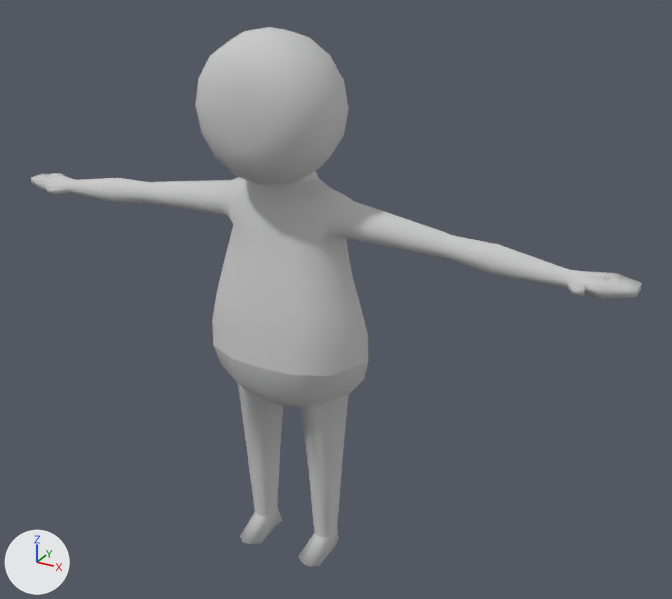
One commit to the FBX model Assets/Resources/player.FBX: the scene before it, then after it.
Camera for both pictures: a 50 mm lens placed at (5.69, -9.17, 7.64), pointed at (0.52, 0.23, 2.94). Arrows for +X, +Y and +Z are at lower left; the lights stay in place. Where no turn or scale is listed for an object, it has been applied to the vertices. Vertices at the same position are counted once.

The first picture shows 'Box001', 'Character_Leg'.
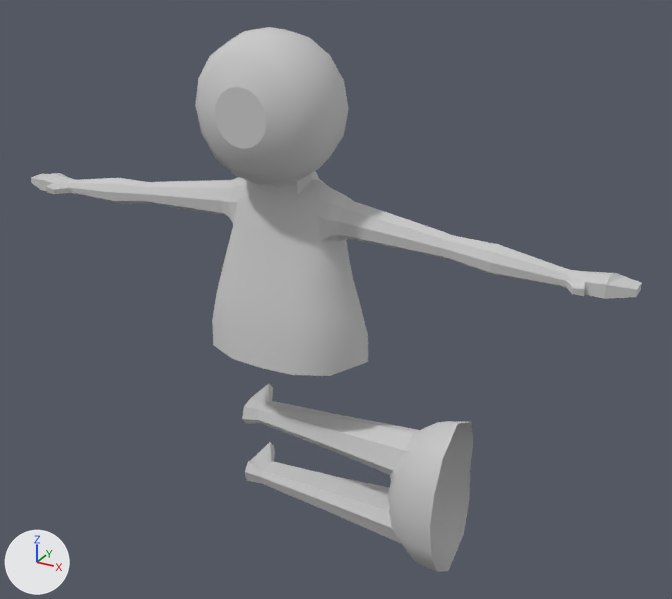
The change, as a list of edits to the scene's bpy script:
```text
Change me_mesh_001:
    where me_mesh_001.from_pydata(...)  # 155 vertices, 296 faces; spans x -24.1..27.7, y -26.6..91.1, z -43.5..43.5
    used by ob_character_leg; location = (0.0, 0.0, 0.0); rotation_euler = (1.571, 0.0, -1.571), in degrees (90, 0, -90); scale = (0.0254, 0.0254, 0.0254)
    me_mesh_001 part 1: edges marked sharp go from 0 to 286
Change ob_character_leg:
    ob_character_leg.location: (0.0, 0.0, 0.0) -> (0.0, 0.0, 0.68)
    ob_character_leg.rotation_euler: (1.571, 0.0, -1.571) -> (0.0, -3.142, -1.571)  # degrees (90, 0, -90) -> degrees (0, -180, -90)
```

What differs and where, as boxes (x1, y1, x2, y2) in the pictures (672 x 599 px):
'Character_Leg', shading changed, moved, turned
    before: (213, 345, 368, 567)
    after: (242, 384, 473, 572)
